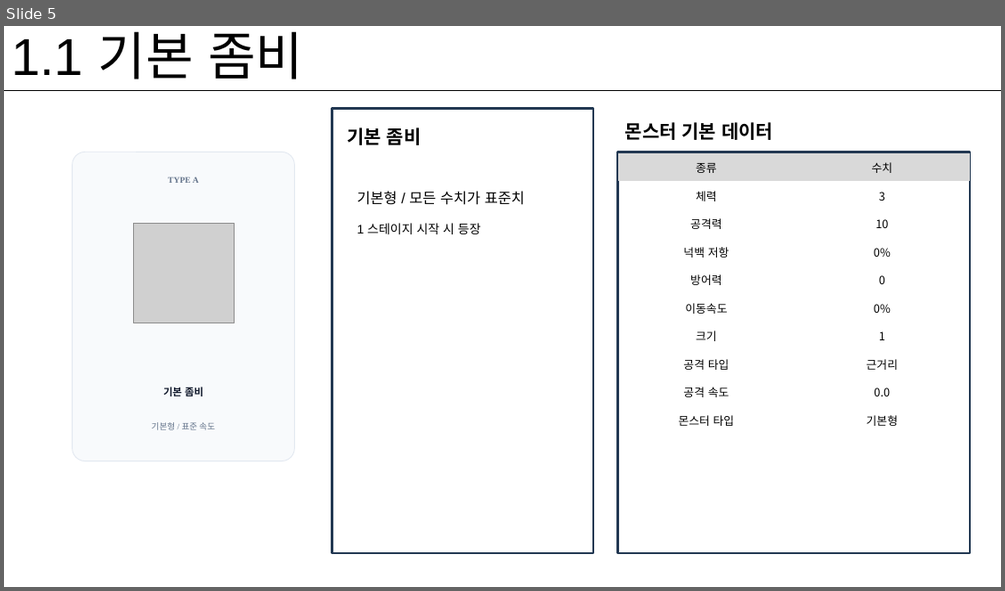
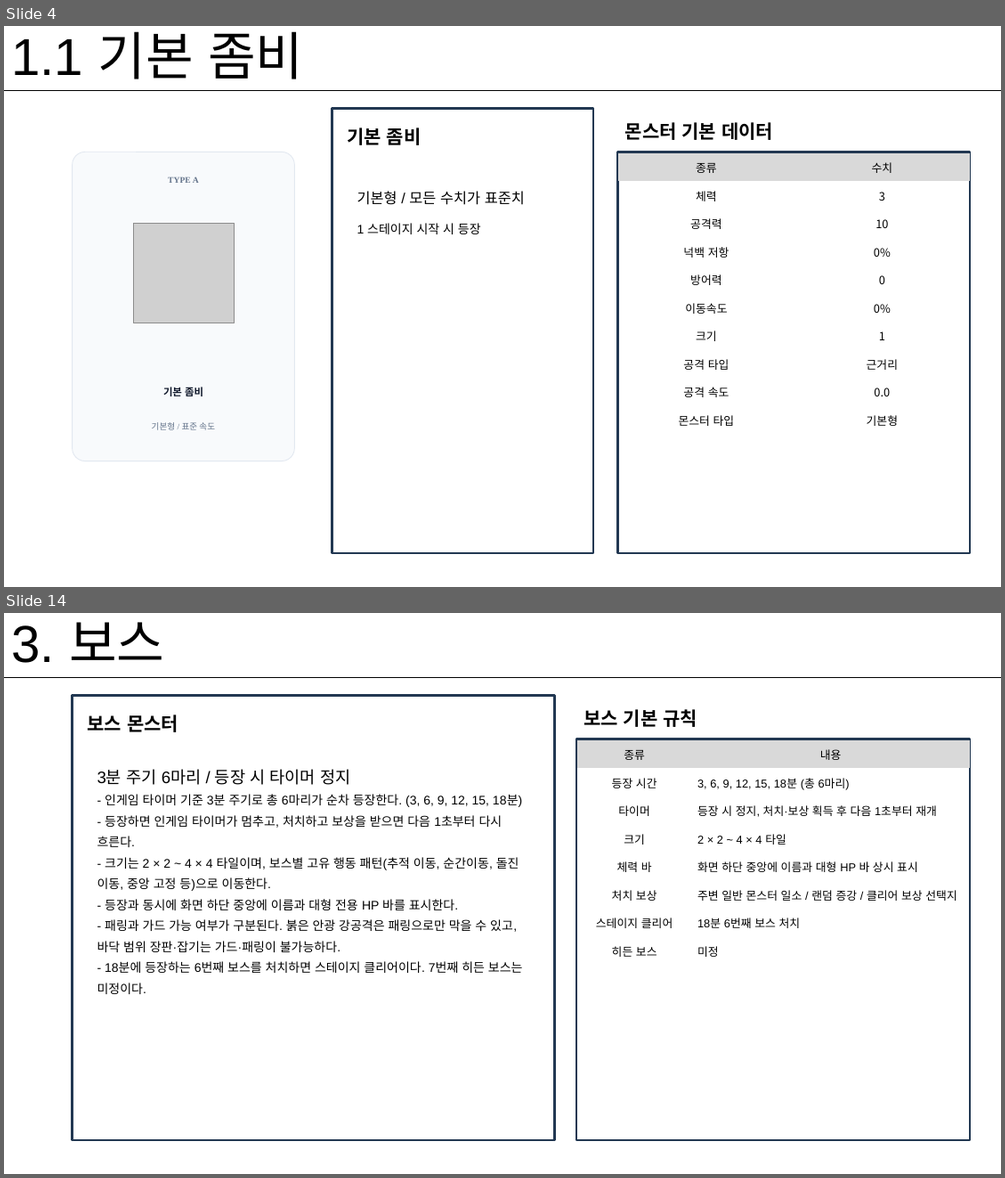
Before and after one commit to gitgiung/SBSAcademy_Team01, a slide deck: Zomso_Monster_기획서.pptx. Shown one above the other, each under a label of ours: slide 5 before the commit, slides 4 and 14 after it; the slides between them are not shown. The pictures are 1005x591 and 1005x1178 pixels, drawn with LibreOffice and Linux fonts; fonts in the diff are those of the drawing; grey boxes stand for pictures. Boxes give left, top, right and bottom in pixels: in the first picture for what was removed or moved away, otherwise in the second. Text is boxed around its words. In the diff, an @@ line names an element or a change of style, - is before the commit and + after.

```diff
--- a/Zomso_Monster_기획서.pptx
+++ b/Zomso_Monster_기획서.pptx
@@ slide 14 added at box(4, 613, 1001, 1174), background #FFFFFF @@
@@ text added at box(11, 622, 164, 663), 50 pt, text #000000 @@
+3. 보스
@@ line added from (4, 677) to (1001, 677), #000000 0.75 pt @@
@@ rectangle added at box(72, 695, 554, 1140), outline #233953 2 pt @@
@@ text added at box(87, 714, 178, 732), 18 pt, text #000000, bold @@
+보스 몬스터
@@ text added at box(583, 709, 697, 727), 18 pt, text #000000, bold @@
+보스 기본 규칙
@@ rectangle added at box(577, 738, 971, 1140), outline #233953 2 pt @@
@@ table added at box(577, 740, 971, 965), 8 rows, 2 columns @@
+종류 | 내용
+등장 시간 | 3, 6, 9, 12, 15, 18분 (총 6마리)
+타이머 | 등장 시 정지, 처치·보상 획득 후 다음 1초부터 재개
+크기 | 2 × 2 ~ 4 × 4 타일
+체력 바 | 화면 하단 중앙에 이름과 대형 HP 바 상시 표시
+처치 보상 | 주변 일반 몬스터 일소 / 랜덤 증강 / 클리어 보상 선택지
+스테이지 클리어 | 18분 6번째 보스 처치
+히든 보스 | 미정
@@ text added at box(97, 769, 523, 994), 12 pt, text #000000 @@
+3분 주기 6마리 / 등장 시 타이머 정지
+- 인게임 타이머 기준 3분 주기로 총 6마리가 순차 등장한다. (3, 6, 9, 12, 15, 18분)
+- 등장하면 인게임 타이머가 멈추고, 처치하고 보상을 받으면 다음 1초부터 다시 흐른다.
+- 크기는 2 × 2 ~ 4 × 4 타일이며, 보스별 고유 행동 패턴(추적 이동, 순간이동, 돌진 이동, 중앙 고정 등)으로 이동한다.
+- 등장과 동시에 화면 하단 중앙에 이름과 대형 전용 HP 바를 표시한다.
+- 패링과 가드 가능 여부가 구분된다. 붉은 안광 강공격은 패링으로만 막을 수 있고, 바닥 범위 장판·잡기는 가드·패링이 불가능하다.
+- 18분에 등장하는 6번째 보스를 처치하면 스테이지 클리어이다. 7번째 히든 보스는 미정이다.
@@ what was slide 5 is now slide 4 @@
```
Also in this commit, not shown: 5 slides changed, 8 other slides added, 2 slides removed, 2 other files.
